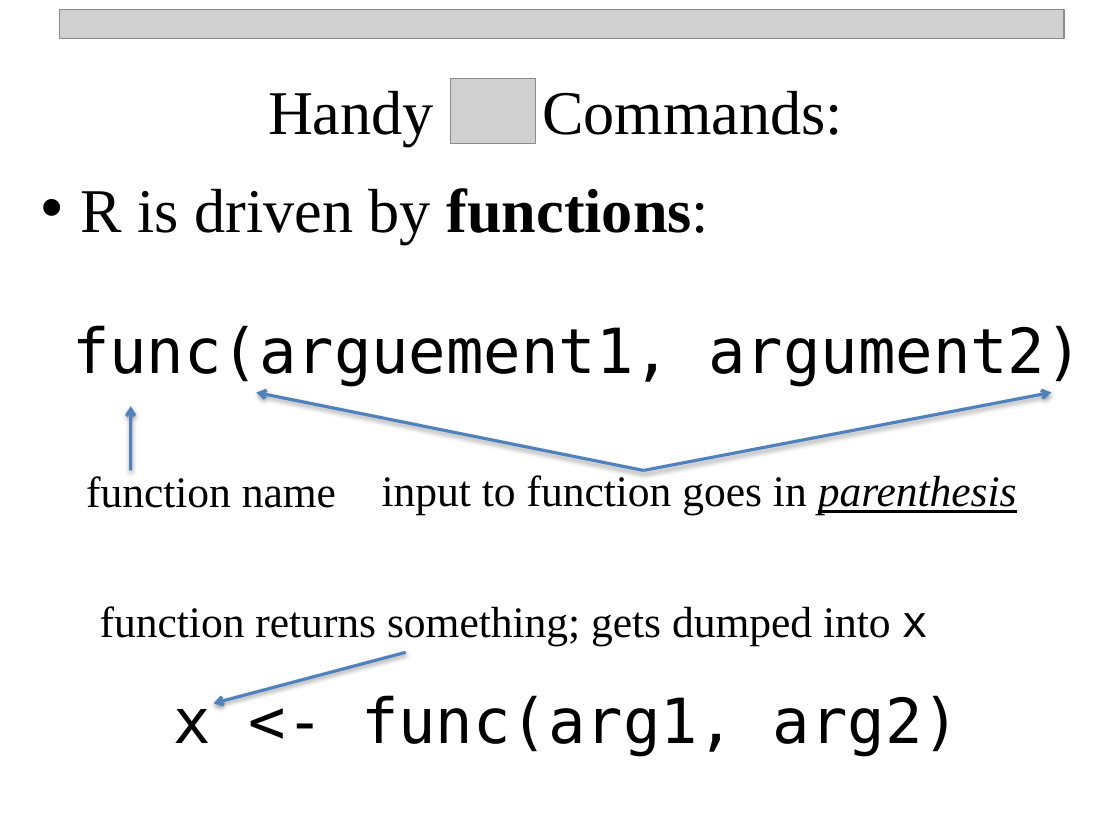
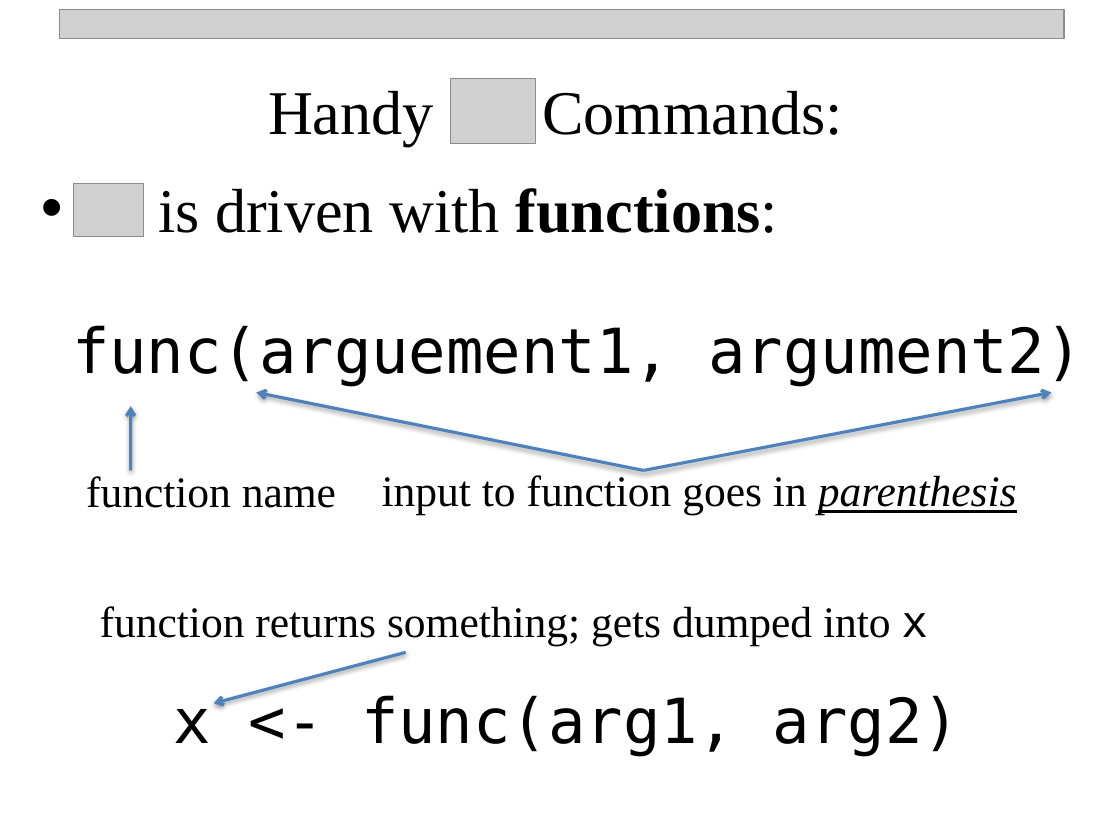
Before and after one commit to npetraco/workshop21, a slide deck: slide 8 of notes/day_1.pptx. Drawn at 1120x840 pixels with LibreOffice and Linux fonts; fonts in the diff are those of the drawing; grey boxes stand for pictures. Boxes give left, top, right and bottom in pixels: in the first picture for what was removed or moved away, otherwise in the second. Text is boxed around its words. In the diff, an @@ line names an element or a change of style, - is before the commit and + after.

```diff
--- a/notes/day_1.pptx
+++ b/notes/day_1.pptx
@@ picture added at [74,184,144,237] @@
@@ text at [158,188,778,233]: text changed @@
-• R is driven by functions:
+• is driven with functions:
```
Also in this commit, not shown: 8 other slides changed, 4 other files.
